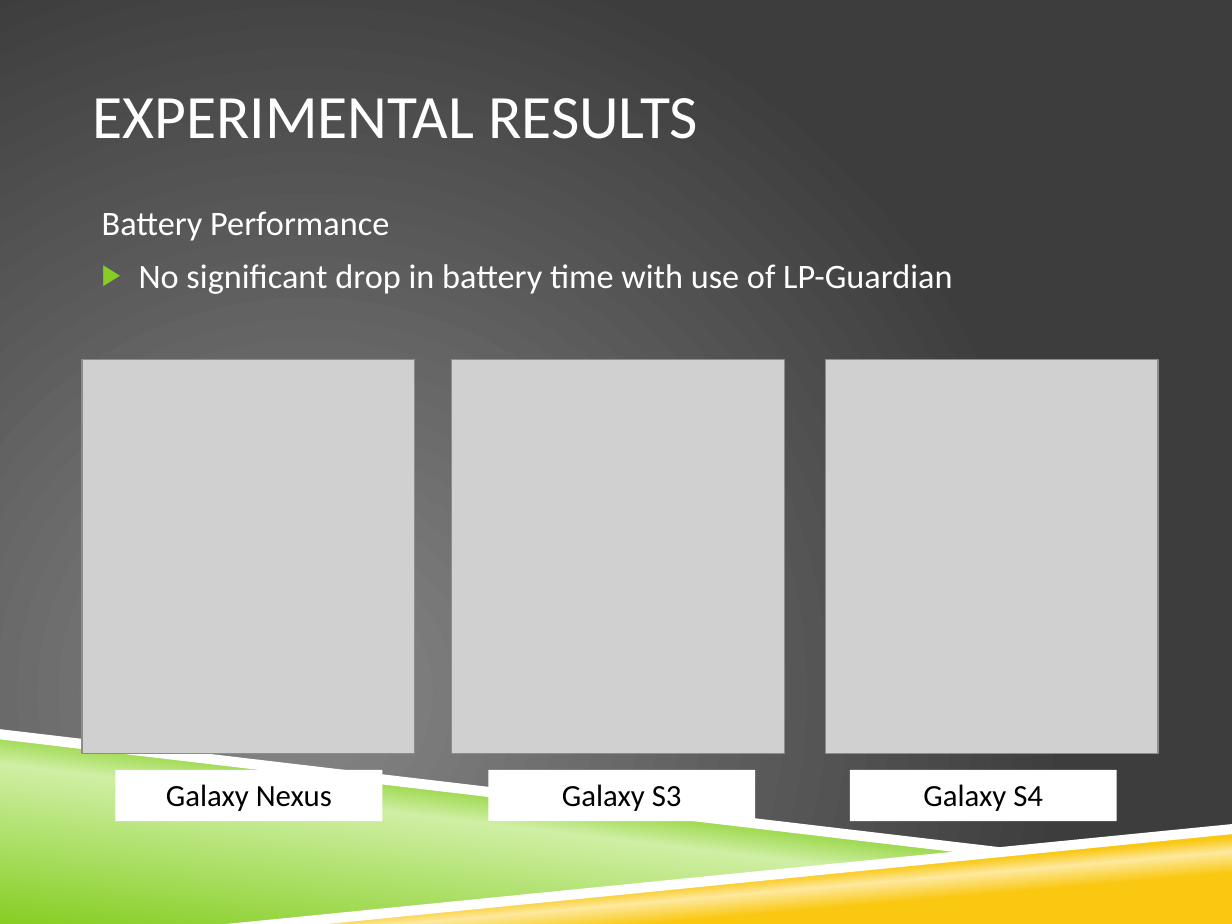
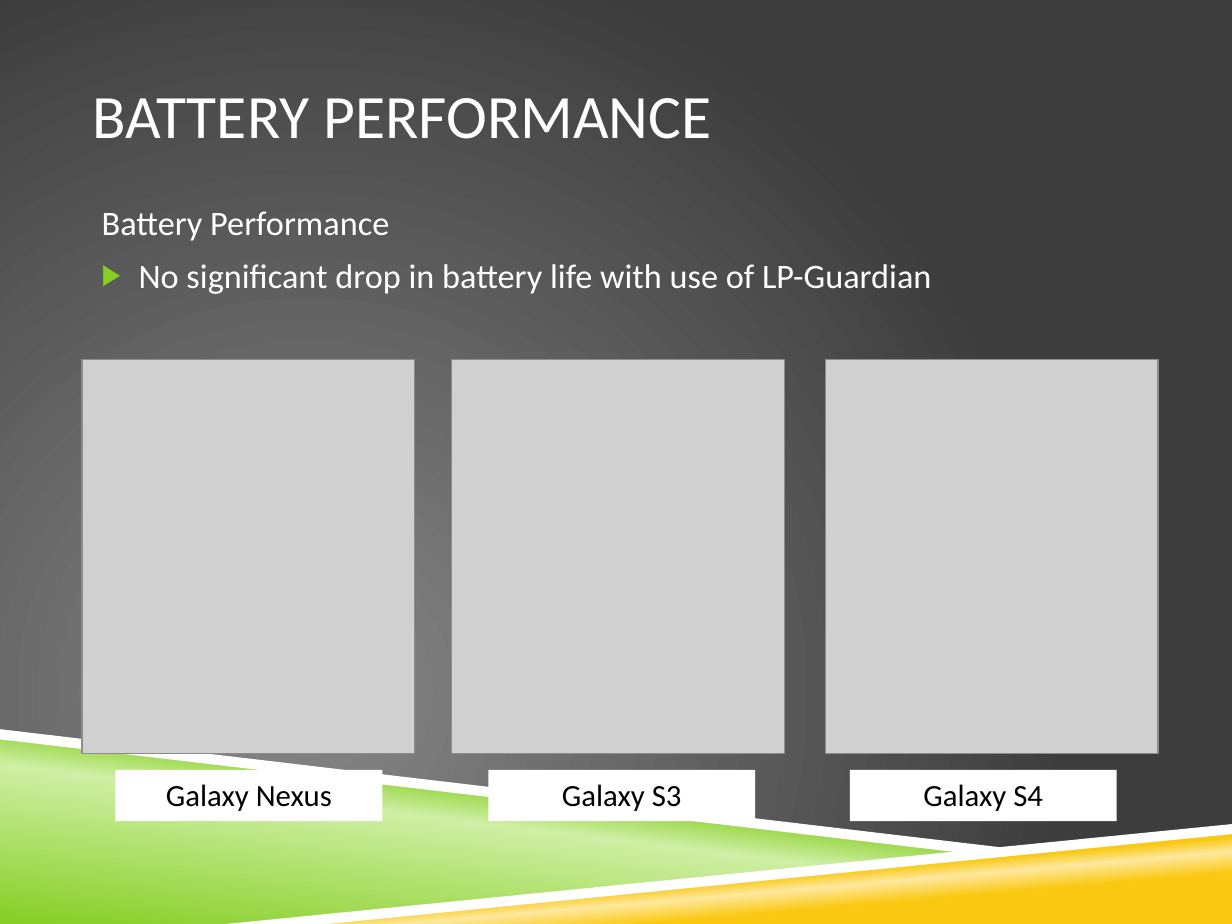
Before and after one commit to vfasburg/cse_825, a slide deck: slide 20 of PaperPresentation/Paper_Presentation_Fasburg_Reiff_Thomas.pptx (slide 19 before the commit). Drawn at 1232x924 pixels with LibreOffice and Linux fonts; fonts in the diff are those of the drawing; grey boxes stand for pictures; background and template pictures are left out. Boxes give left, top, right and bottom in pixels: in the first picture for what was removed or moved away, otherwise in the second. Text is boxed around its words. In the diff, an @@ line names an element or a change of style, - is before the commit and + after.

```diff
--- a/PaperPresentation/Paper_Presentation_Fasburg_Reiff_Thomas.pptx
+++ b/PaperPresentation/Paper_Presentation_Fasburg_Reiff_Thomas.pptx
@@ title at (92,98,711,139): text changed @@
-EXPERIMENTAL RESULTS
+BATTERY PERFORMANCE
@@ text at (139,264,931,294): text changed @@
-▶ No significant drop in battery time with use of LP-Guardian
+▶ No significant drop in battery life with use of LP-Guardian
```
Also in this commit, not shown: 7 other slides changed, 3 slides added, 1 slide removed.
